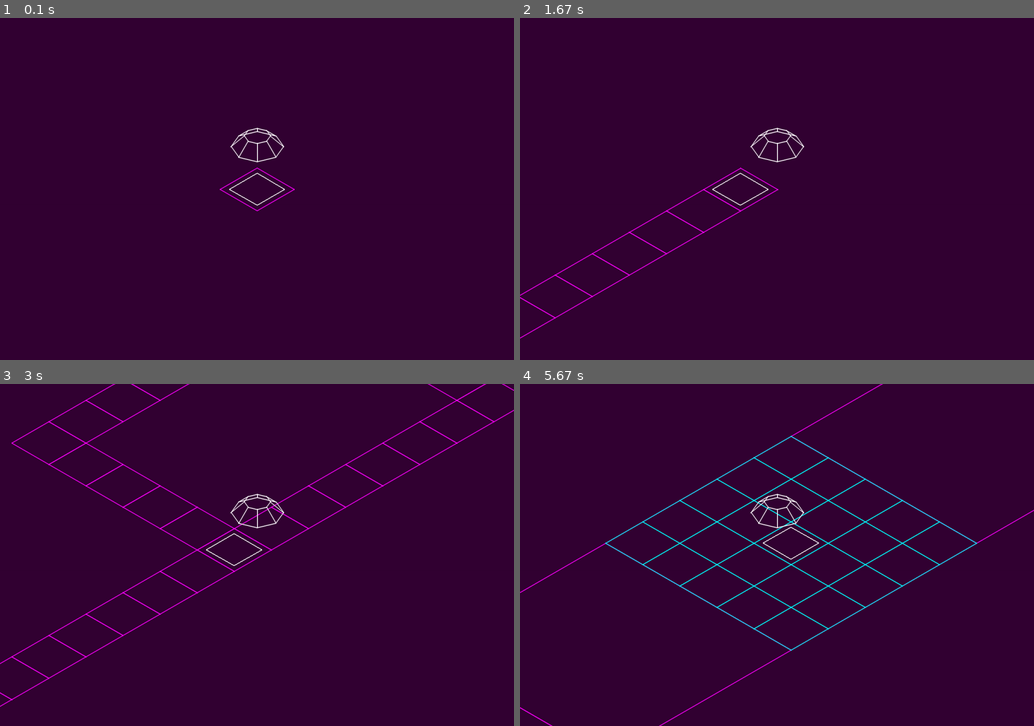
Above: before the commit, frames 1-4 (two rows, left to right).
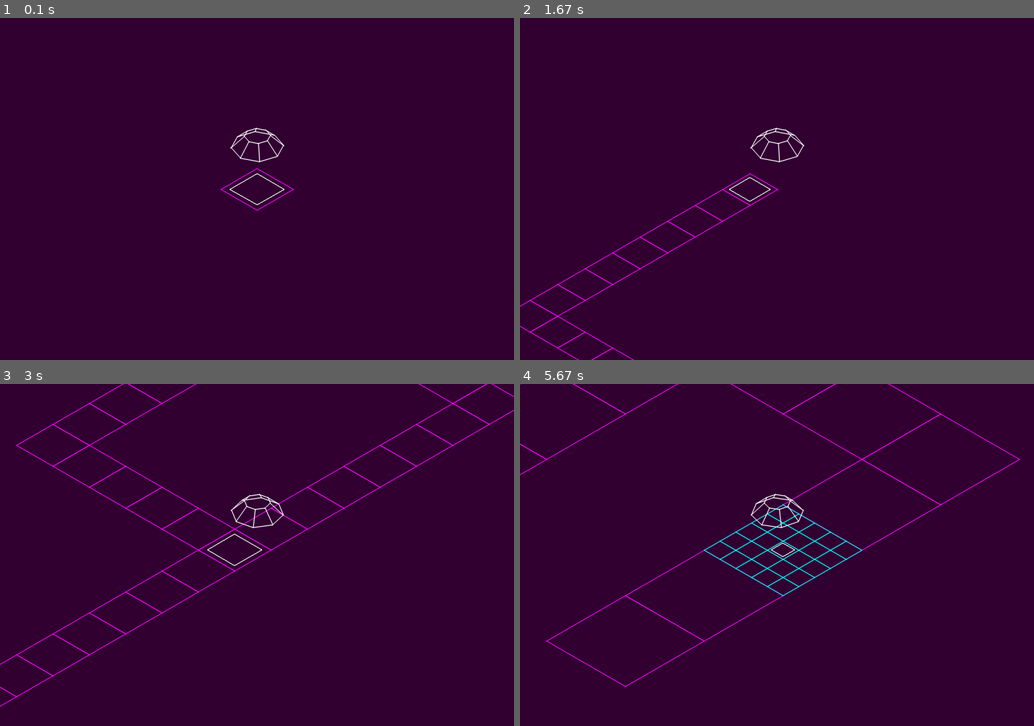
Above: after the commit, the same moments.

Repository: MathewKJ2048/pygame-jam-spring-2025
Game: pygame game, started from src/main.py
The game is run twice, just before and just after one commit, with the same random seed, the same clock (stepped at 60 frames per second) and the same inputs.
Inputs:
- Up to frame 1 (0.1 s): no input
- Up to frame 2 (1.67 s): hold Right 0.33-0.8 s; hold Up 0.83-1.13 s; hold Right 1.17-1.63 s
- Up to frame 3 (3 s): hold Left 1.67-2.2 s; tap S at 1.82 s; hold Down 2.23-2.53 s; hold Left 2.57-2.97 s
- Up to frame 4 (5.67 s): hold Up 3-3.37 s; tap S at 3.15, 4.62 s; hold Right 3.4-4.03 s; hold Down 4.07-4.43 s; hold Left 4.47-4.93 s; hold Right 4.97-5.43 s; hold Up from 5.47 s (still down)

The runs differ from the first frame. In frame 1, 0.5% of the frame differs, in the area x 42-58%, y 32-57%; in frame 2, 1.4%; in frame 3, 2.9%; in frame 4, 4.7%, in the area x 0-100%, y 0-100%.

Commit message:
smooth camera

Diff:
--- a/src/builder.py
+++ b/src/builder.py
@@ -5,11 +5,13 @@
 	def __init__(self):
 		super().__init__()
 		self.v = Vector2(0,0)
+		self.time = 0
 	def evolve(self,dt):
 		self.r+=self.v*self.size()*dt
+		self.time+=dt
 	def get_lines(self):
 		n = 8
-		BASE = [unit_vector3(t*math.pi*2/n) for t in range(n)]
+		BASE = [unit_vector3(t*math.pi*2/n+BUILDER_ANGULAR_VELOCITY*self.time) for t in range(n)]
 		L1 = [b/2 + K3 for b in BASE]
 		L2 = [b/4 + K3 + K3/4 for b in BASE]
 		panel_lines = [(L1[i],L2[i]) for i in range(len(L1))]
--- a/src/conf.py
+++ b/src/conf.py
@@ -34,6 +34,8 @@
 XMAX = WIDTH+ERROR_X
 YMAX = HEIGHT+ERROR_Y
 
+BUILDER_ANGULAR_VELOCITY = 1
+
 SUBDIVISION = 5
 
 CAMERA_CONSTANT_SCALE = 100
--- a/src/game.py
+++ b/src/game.py
@@ -21,7 +21,8 @@
 		self.builder.evolve(dt)
 		self.builder.set_parent(self.get_current_space())
 		self.init_space_at_builder()
-		self.camera_level = self.builder.level-1
+		target = self.builder.level-1
+		self.camera_level += (target-self.camera_level)*dt
 		self.camera = self.builder.r.copy()
 		log("game level",self.camera_level)
 
--- a/src/render.py
+++ b/src/render.py
@@ -81,7 +81,10 @@
 
 
 def render_builder(surface,b,game):
+	temp = game.builder.level
+	game.builder.level = game.camera_level+1
 	render_object(surface, game.builder, game)
+	game.builder.level = temp
 
 def render_selection_plate(surface,b,game):
 	if not b.parent:
